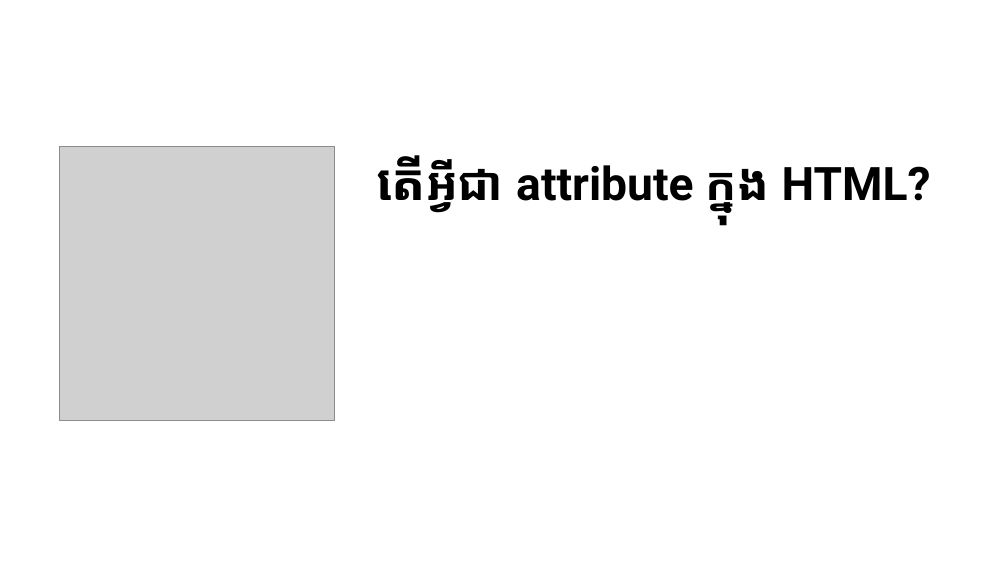
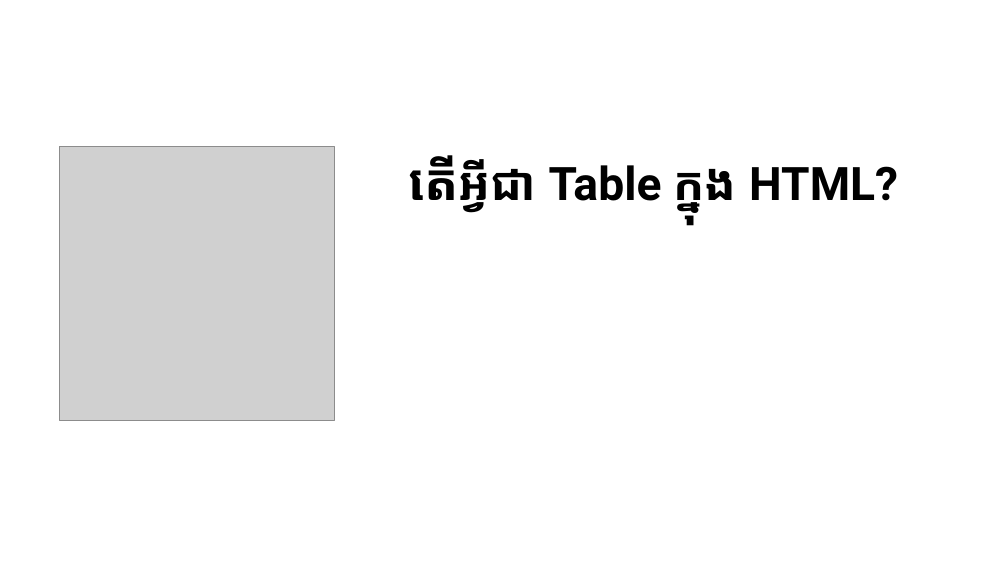
Before and after one commit to LykheangPeng/KHWebDesign101, a slide deck: slide 22 of Slide/Web Design 2.pptx (slide 9 before the commit). Drawn at 1008x567 pixels with LibreOffice and Linux fonts; fonts in the diff are those of the drawing; grey boxes stand for pictures. Boxes give left, top, right and bottom in pixels: in the first picture for what was removed or moved away, otherwise in the second. Text is boxed around its words. In the diff, an @@ line names an element or a change of style, - is before the commit and + after.

```diff
--- a/Slide/Web Design 2.pptx
+++ b/Slide/Web Design 2.pptx
@@ text at (408,155,898,212): text changed @@
-តើអ្វីជា attribute ក្នុង HTML?
+តើអ្វីជា Table ក្នុង HTML?
```
Also in this commit, not shown: 5 other slides changed, 13 slides added, 4 other files.
